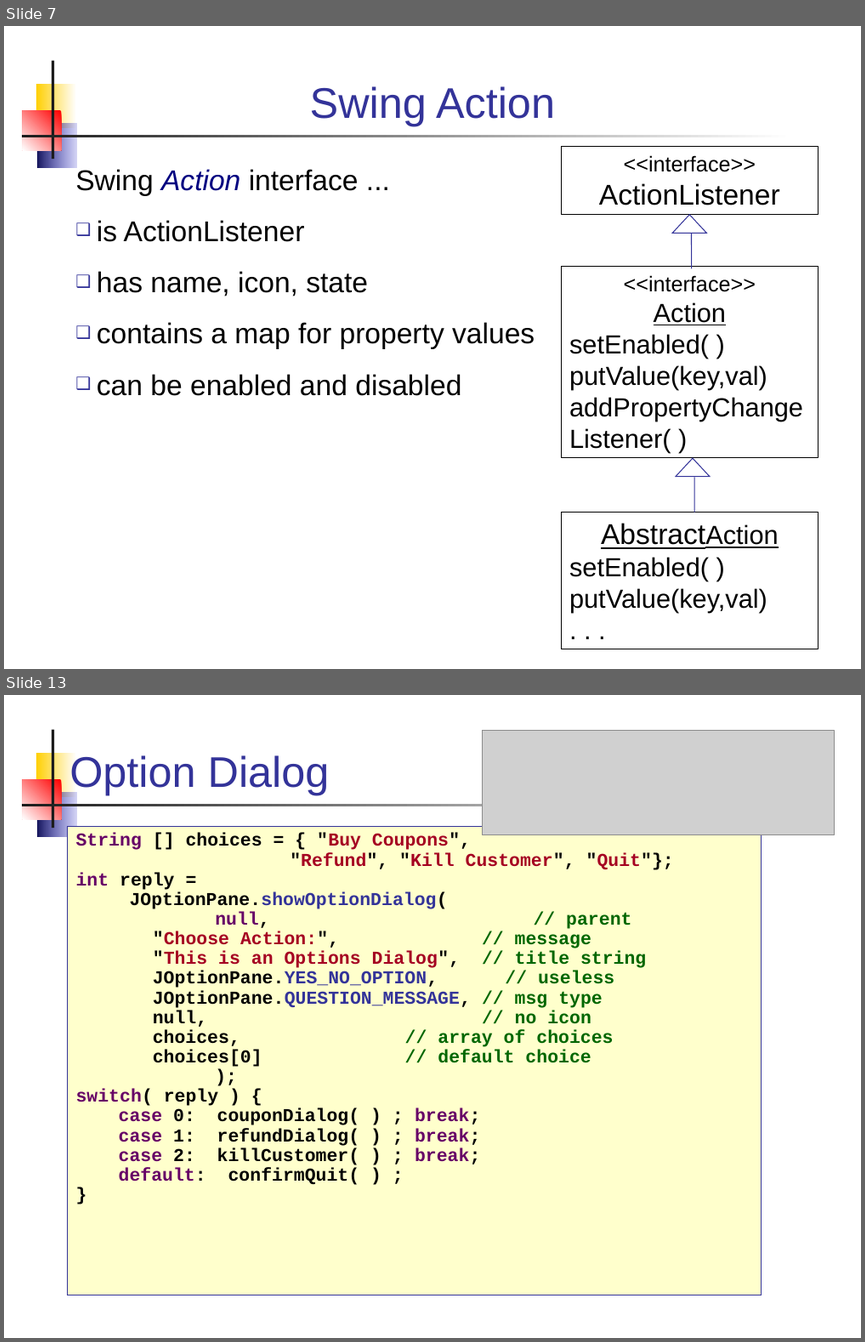
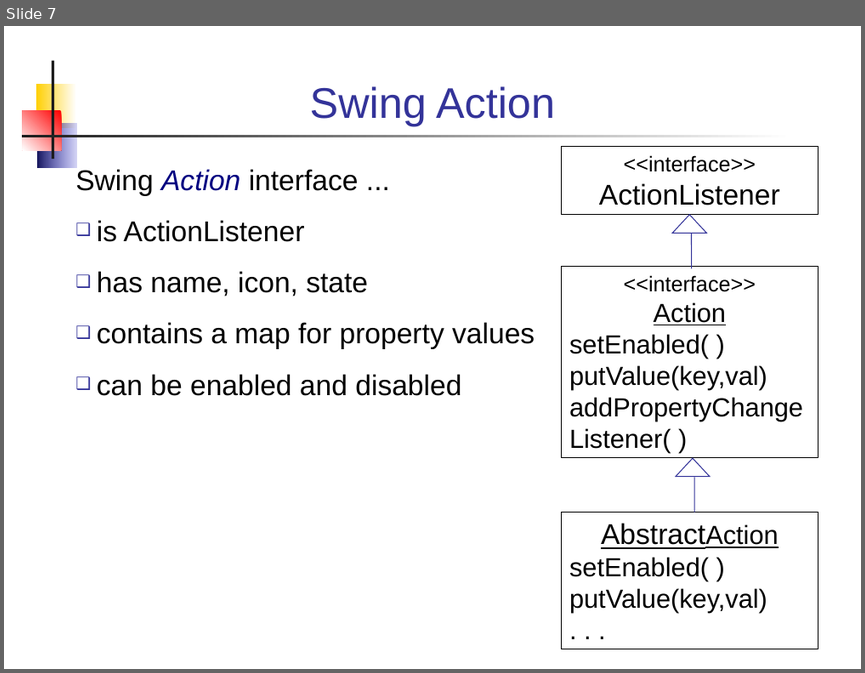
Before and after one commit to skeoop/skeoop.github.io, a slide deck: week7/Graphics-3-Actions-and-Commands.ppt. Shown one above the other, each under a label of ours: slides 7 and 13 before the commit, slide 7 after it; the slides between them are not shown. The pictures are 865x1342 and 865x673 pixels, drawn with LibreOffice and Linux fonts; fonts in the diff are those of the drawing; grey boxes stand for pictures. Boxes give left, top, right and bottom in pixels: in the first picture for what was removed or moved away, otherwise in the second. Text is boxed around its words. In the diff, an @@ line names an element or a change of style, - is before the commit and + after.

```diff
--- a/week7/Graphics-3-Actions-and-Commands.ppt
+++ b/week7/Graphics-3-Actions-and-Commands.ppt
@@ slide 13 removed at [4,695,861,1338], background #FFFFFF; not listed: 5 template elements that a slide beside it also shows @@
@@ picture removed at [482,731,834,835] @@
@@ title removed at [69,755,330,795] @@
-Option Dialog
@@ text removed at [68,826,761,1295] @@
-String [] choices = { "Buy Coupons",
-"Refund", "Kill Customer", "Quit"};
-int reply =
-JOptionPane.showOptionDialog(
-null, // parent
-"Choose Action:", // message
-"This is an Options Dialog", // title string
-JOptionPane.YES_NO_OPTION, // useless
-JOptionPane.QUESTION_MESSAGE, // msg type
-null, // no icon
-choices, // array of choices
-choices[0] // default choice
-);
-switch( reply ) {
-case 0: couponDialog( ) ; break;
-case 1: refundDialog( ) ; break;
-case 2: killCustomer( ) ; break;
-default: confirmQuit( ) ;
-}
```
Also in this commit, not shown: 1 slide added, 13 other slides removed, 4 other files.
